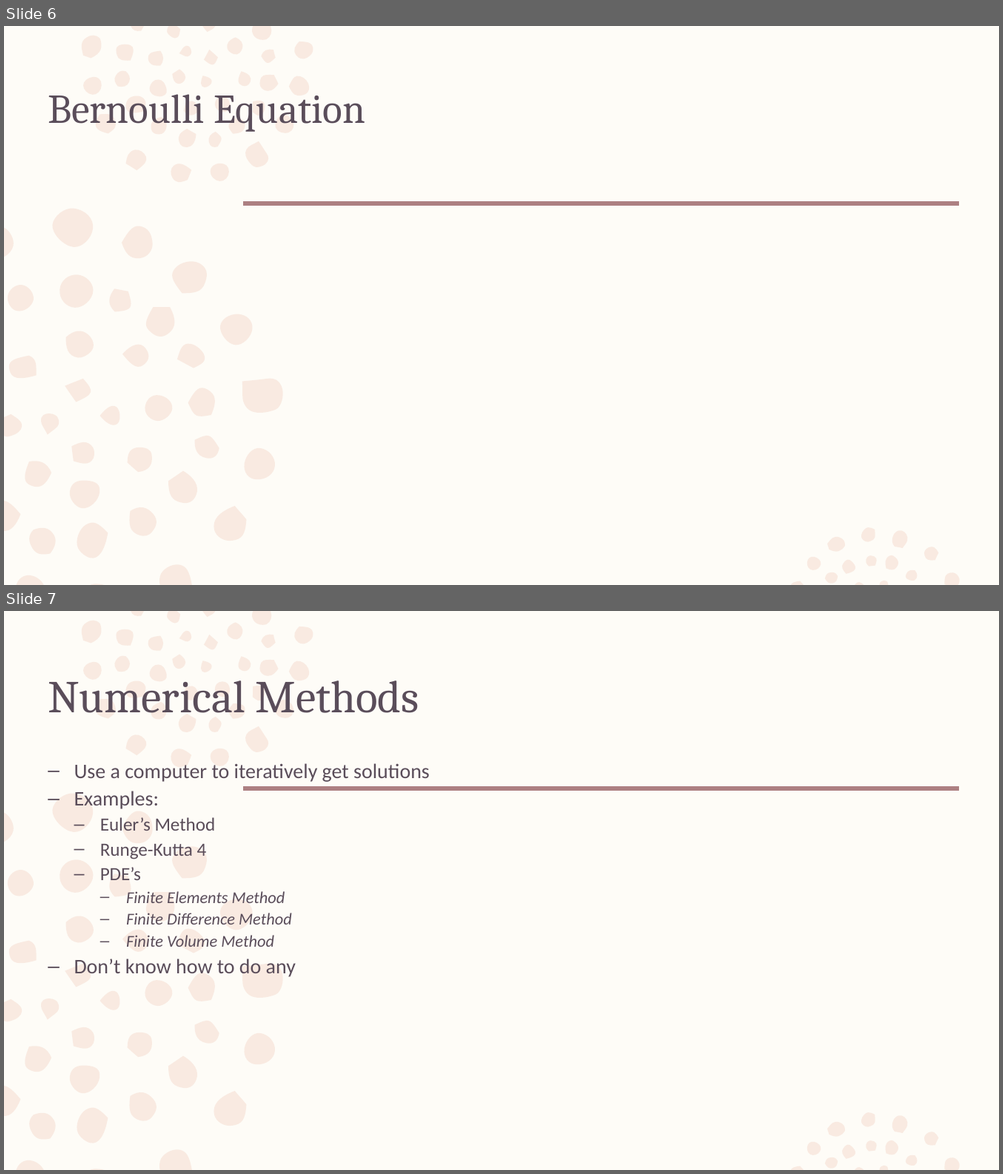
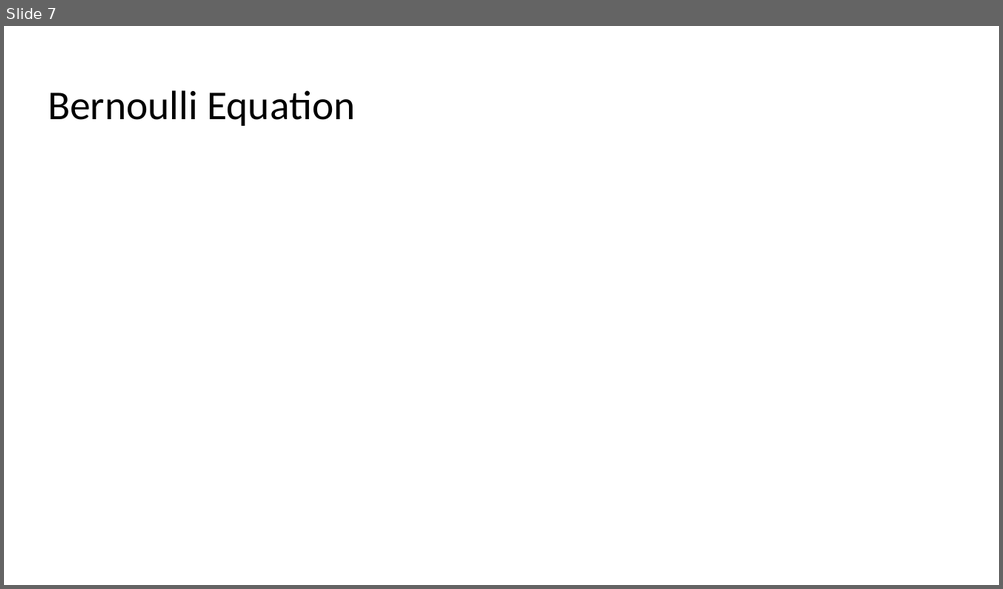
Before and after one commit to andrew-pa/fluidynm, a slide deck: Navier Stokes Presentation.pptx. Shown one above the other, each under a label of ours: slides 6 and 7 before the commit, slide 7 after it. The pictures are 1003x1174 and 1003x589 pixels, drawn with LibreOffice and Linux fonts; fonts in the diff are those of the drawing; grey boxes stand for pictures. Boxes give left, top, right and bottom in pixels: in the first picture for what was removed or moved away, otherwise in the second. Text is boxed around its words. In the diff, an @@ line names an element or a change of style, - is before the commit and + after.

```diff
--- a/Navier Stokes Presentation.pptx
+++ b/Navier Stokes Presentation.pptx
@@ slide 7 removed at (4,611,999,1170), background #FEFCF7; not listed: 2 template elements that a slide beside it also shows @@
@@ title removed at (48,681,419,713) @@
-Numerical Methods
@@ text removed at (74,763,430,977) @@
-– Use a computer to iteratively get solutions
-– Examples:
-  – Euler’s Method
-  – Runge-Kutta 4
-  – PDE’s
-    – Finite Elements Method
-    – Finite Difference Method
-    – Finite Volume Method
-– Don’t know how to do any
@@ what was slide 6 is now slide 7 @@
@@ slide 7 changed as well @@
@@ background #FEFCF7 to #FFFFFF @@
@@ freeform shape removed at (4,26,960,585) @@
@@ title "Bernoulli Equation" at (48,90,355,126): font Cambria to Calibri, text colour #5A4D5A to #000000; line spacing 0.99 to 0.9 @@
@@ line removed from (244, 203) to (959, 203) @@
```
Also in this commit, not shown: 6 other slides changed, 3 slides added, 1 other slide removed, 1 other file.
